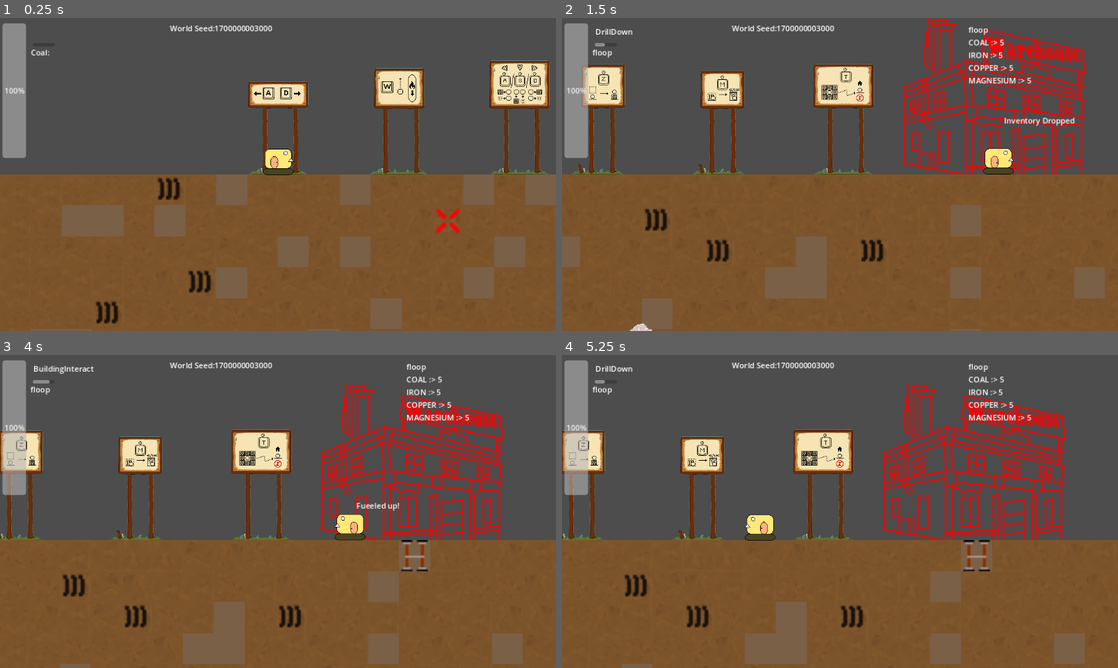
Above: before the commit, frames 1-4 (two rows, left to right).
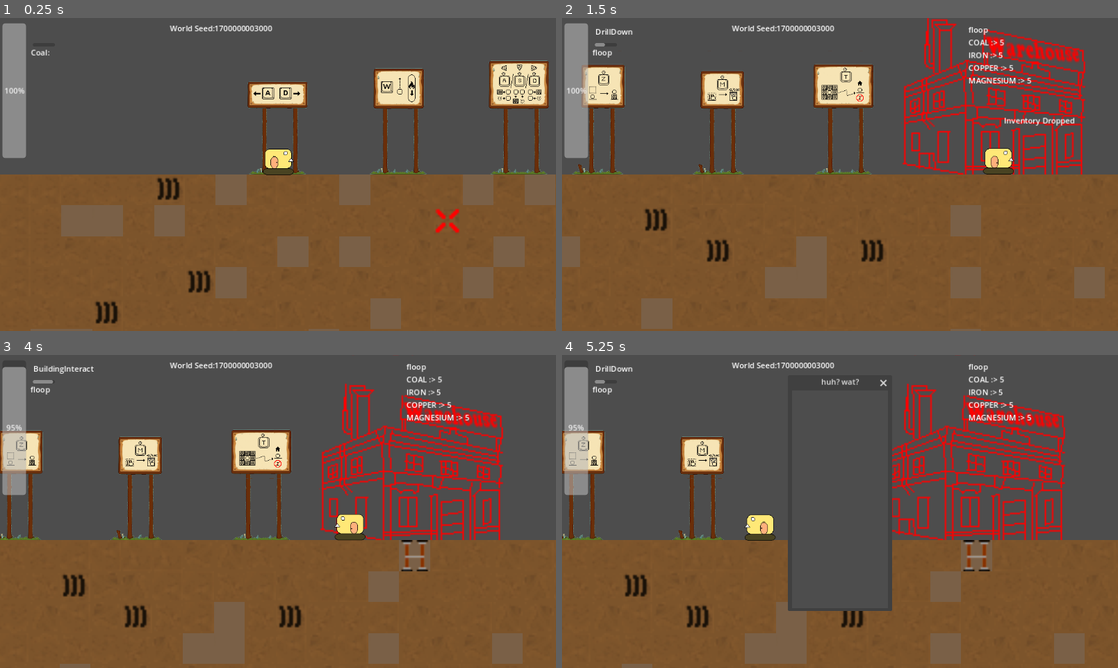
Above: after the commit, the same moments.

Repository: TrakeMuldoon/GodotMineTower
Game: Godot game, scene res://World/world.tscn
Two runs of this game, one before a commit and one after it. Both use one fixed random seed, a clock stepped at 60 frames per second and the inputs below.
Inputs:
- Up to frame 1 (0.25 s): no input
- Up to frame 2 (1.5 s): hold D (go_right) 0.53-1.28 s; hold T (Return) 0.53-1.28 s; hold S (go_down) from 1.28 s (still down); tap X (Mark) at 1.35 s
- Up to frame 3 (4 s): tap T (Return) at 1.55, 2.3, 2.85, 3.8 s; release S (go_down) at 2.03 s; hold D (go_right) 2.03-2.78 s; hold M (Mine) 2.03-2.78 s; hold Up (go_up) 2.78-3.53 s; hold A (go_left) from 3.53 s (still down); hold E (UseBuilding) from 3.53 s (still down)
- Up to frame 4 (5.25 s): tap Y (Inventory, bound only after the commit) at 4.15 s; release E (UseBuilding) at 4.28 s; tap Z (Wall) at 4.35 s; tap T (Return) at 4.55 s; tap V (RingOfDebug, bound only after the commit) at 4.9 s; release A (go_left) at 5.03 s; hold S (go_down) from 5.03 s (still down); hold T (Return) from 5.03 s (still down)

The runs differ from the first frame. In frame 1, 1.5% of the frame differs, in the area x 11-100%, y 13-100%; in frame 2, less than 0.1%; in frame 3, 0.2%; in frame 4, 6.6%, in the area x 0-60%, y 1-82%.

Commit message:
Tweaks to make clearing inventory not buggy.

Diff:
--- a/Buildings/gas_station.tscn
+++ b/Buildings/gas_station.tscn
@@ -29,7 +29,7 @@
 sprite_frames = SubResource("SpriteFrames_fbx28")
 
 [node name="CollisionShape2D" type="CollisionShape2D" parent="."]
-position = Vector2(0, -50)
+position = Vector2(0, -52)
 shape = SubResource("RectangleShape2D_018s5")
 
 [connection signal="body_entered" from="." to="." method="_on_body_entered"]
--- a/Buildings/warehouse.tscn
+++ b/Buildings/warehouse.tscn
@@ -31,7 +31,7 @@
 animation = &"Building"
 
 [node name="CollisionShape2D" type="CollisionShape2D" parent="."]
-position = Vector2(4, -46)
+position = Vector2(4, -47)
 shape = SubResource("RectangleShape2D_2b33i")
 
 [node name="MovingNotifier" type="Node2D" parent="."]
--- a/Characters/tank_character.gd
+++ b/Characters/tank_character.gd
@@ -17,7 +17,6 @@
 var reset_position = Vector2(1500, 0)
 
 var dropped_item: PackedScene = preload("res://SupportScripts/dropped_item.tscn")
-var ore_drop_offset = Vector2(0, 16)
 
 signal character_moved
 signal drilled
@@ -72,9 +71,16 @@
 	# Get the input direction and handle the movement/deceleration.
 	var direction = Input.get_axis("go_left", "go_right")
 
+	if Input.is_action_just_pressed("Inventory"):
+		ShowPlayerInventory()
+
+	if Input.is_action_just_pressed("RingOfDebug"):
+		ShowRingOfDebug()
+
 	#TODO: Split moving and drilling into separate code chunks.
 	# move actionss up top
 	if direction:
+		#Drill Related Stuff
 		if is_on_wall() and is_on_floor():
 			if ACTION_TIMER.CounterElapsed("DrillSide"):
 				Drill_Side(direction)
@@ -83,6 +89,8 @@
 				ACTION_TIMER.Increment("DrillSide")
 		else:
 			ACTION_TIMER.Reset("DrillSide")
+
+		#Movement related stuff
 		velocity.x = direction * Speed
 
 		if velocity.x < 0:
@@ -97,6 +105,14 @@
 
 	character_moved.emit(position)
 
+func ShowPlayerInventory():
+	var my_popup = Popup.new()
+	my_popup.title = "huh? wat?"
+	my_popup.unresizable = false
+	my_popup.size = Vector2i(200, 500)
+	my_popup.borderless = false
+	add_child(my_popup)
+	my_popup.popup_centered()
 
 func Jump():
 	if fuel < fuel_decrease:
@@ -159,29 +175,61 @@
 		create_ore_pile(ore_name, cant_fit, position + ore_drop_offset)
 
 func ResetLocationAndDropInventory():
-	var original_position = position
+	var my_cell = Get_My_Cell()
+
+	var old_pos = position
 	position = reset_position
-	DropInventoryIntoPiles(original_position + ore_drop_offset)
-
-func DropInventoryIntoPiles(drop_pos):
+
+	var the_x = old_pos.x / 64 if old_pos.x > 0 else (old_pos.x / 64) - 1
+	var the_y = (old_pos.y / 64) + 1 if old_pos.y > 0 else (old_pos.y / 64)
+
+	the_x = float(int(the_x) * 64)
+	the_y = float(int(the_y) * 64)
+	var m2l = Vector2(the_x, the_y)
+
+	call_deferred("DropMyInventoryIntoPiles", m2l + ore_drop_offset)
+
+
+func DropMyInventoryIntoPiles(drop_pos):
 	var inventory = Globals.TANK_INVENTORY.clear_inventory()
+
+	DropInventoryIntoPiles(inventory, drop_pos)
+	$MovingNotifier.EnqueueMessage("Inventory Dropped")
+
+func DropInventoryIntoPiles(inv, drop_pos):
 	var curr_place = drop_pos
-	for ore in inventory:
-		var amount = inventory[ore]
+	for ore in inv:
+		var amount = inv[ore]
 		while amount > 0:
 			var pile = 50 if amount > 50 else amount
 			amount -= 50
-			curr_place = Vector2(curr_place.x + 4, curr_place.y)
-			create_ore_pile(ore, pile, curr_place)
-
-	$MovingNotifier.EnqueueMessage("Inventory Dropped")
+			curr_place = Vector2(curr_place.x + DROPOFFSET, curr_place.y - DROPOFFSET)
+			call_deferred("create_ore_pile", ore, pile, curr_place)
 
 func create_ore_pile(ore_name, amount, location):
 	var item = dropped_item.instantiate()
 	item.SetVals(ore_name, amount)
 	item.position = location
-	get_parent().add_child(item)
+	get_parent().call_deferred("add_child", item)
 	item.pickup_attempt.connect(ore_pile_entered)
+
+@export var DROPOFFSET = 10
+var ore_drop_offset = Vector2(0, 0)
+func ShowRingOfDebug():
+	var fake_inventory = Inventory.new(100).clear_inventory()
+	var start_pos = position
+
+	var the_x = start_pos.x / 64 if start_pos.x > 0 else (start_pos.x / 64) - 1
+	var the_y = (start_pos.y / 64) + 1 if start_pos.y > 0 else (start_pos.y / 64)
+
+	the_x = float(int(the_x) * 64)
+	the_y = float(int(the_y) * 64)
+	the_x += 64
+
+	var m2l = Vector2(the_x, the_y)
+
+	DropInventoryIntoPiles(fake_inventory, m2l)
+
 
 func ore_pile_entered(drop_item, ore_type, number):
 	var inv = Globals.TANK_INVENTORY
@@ -196,7 +244,6 @@
 		drop_item.set_timeout()
 	else:
 		drop_item.queue_free()
-
 
 func _on_gas_station_fill_gastank():
 	fuel = FuelTankSize
--- a/Characters/tank_character.tscn
+++ b/Characters/tank_character.tscn
@@ -83,8 +83,10 @@
 radius = 7.07107
 
 [node name="BackupCharacter" type="CharacterBody2D"]
+position = Vector2(1, 0)
 collision_layer = 3
 script = ExtResource("1_p4ov2")
+DROPOFFSET = 12
 
 [node name="MarkPos" type="Marker2D" parent="."]
 position = Vector2(3, 20)
--- a/SupportScripts/dropped_item.gd
+++ b/SupportScripts/dropped_item.gd
@@ -19,7 +19,7 @@
 var summoning_sickness = true
 func _ready():
 	linear_velocity = Vector2i.ZERO
-	set_timeout(0.05)
+	set_timeout(0.03)
 
 	$PileShape.animation = ore_type
 	pass
--- a/SupportScripts/dropped_item.tscn
+++ b/SupportScripts/dropped_item.tscn
@@ -4,8 +4,8 @@
 [ext_resource type="Script" path="res://SupportScripts/dropped_item.gd" id="1_dwcog"]
 
 [sub_resource type="CapsuleShape2D" id="CapsuleShape2D_2h76b"]
-radius = 0.5
-height = 1.0
+radius = 0.005
+height = 0.01
 
 [sub_resource type="AtlasTexture" id="AtlasTexture_51wfu"]
 atlas = ExtResource("1_0m2uo")
@@ -63,6 +63,7 @@
 height = 54.0
 
 [node name="DroppedItem" type="RigidBody2D"]
+mass = 0.2
 script = ExtResource("1_dwcog")
 
 [node name="ItemShape" type="CollisionShape2D" parent="."]
--- a/World/world.tscn
+++ b/World/world.tscn
@@ -34,6 +34,7 @@
 [node name="HUD" parent="." instance=ExtResource("4_xx605")]
 
 [node name="Camera2D" type="Camera2D" parent="."]
+position = Vector2(1, 0)
 process_callback = 0
 position_smoothing_enabled = true
 position_smoothing_speed = 8.0
--- a/project.godot
+++ b/project.godot
@@ -75,6 +75,16 @@
 "events": [Object(InputEventKey,"resource_local_to_scene":false,"resource_name":"","device":-1,"window_id":0,"alt_pressed":false,"shift_pressed":false,"ctrl_pressed":false,"meta_pressed":false,"pressed":false,"keycode":0,"physical_keycode":69,"key_label":0,"unicode":101,"echo":false,"script":null)
 ]
 }
+Inventory={
+"deadzone": 0.5,
+"events": [Object(InputEventKey,"resource_local_to_scene":false,"resource_name":"","device":-1,"window_id":0,"alt_pressed":false,"shift_pressed":false,"ctrl_pressed":false,"meta_pressed":false,"pressed":false,"keycode":0,"physical_keycode":89,"key_label":0,"unicode":121,"echo":false,"script":null)
+]
+}
+RingOfDebug={
+"deadzone": 0.5,
+"events": [Object(InputEventKey,"resource_local_to_scene":false,"resource_name":"","device":-1,"window_id":0,"alt_pressed":false,"shift_pressed":false,"ctrl_pressed":false,"meta_pressed":false,"pressed":false,"keycode":0,"physical_keycode":86,"key_label":0,"unicode":118,"echo":false,"script":null)
+]
+}
 
 [physics]
 
